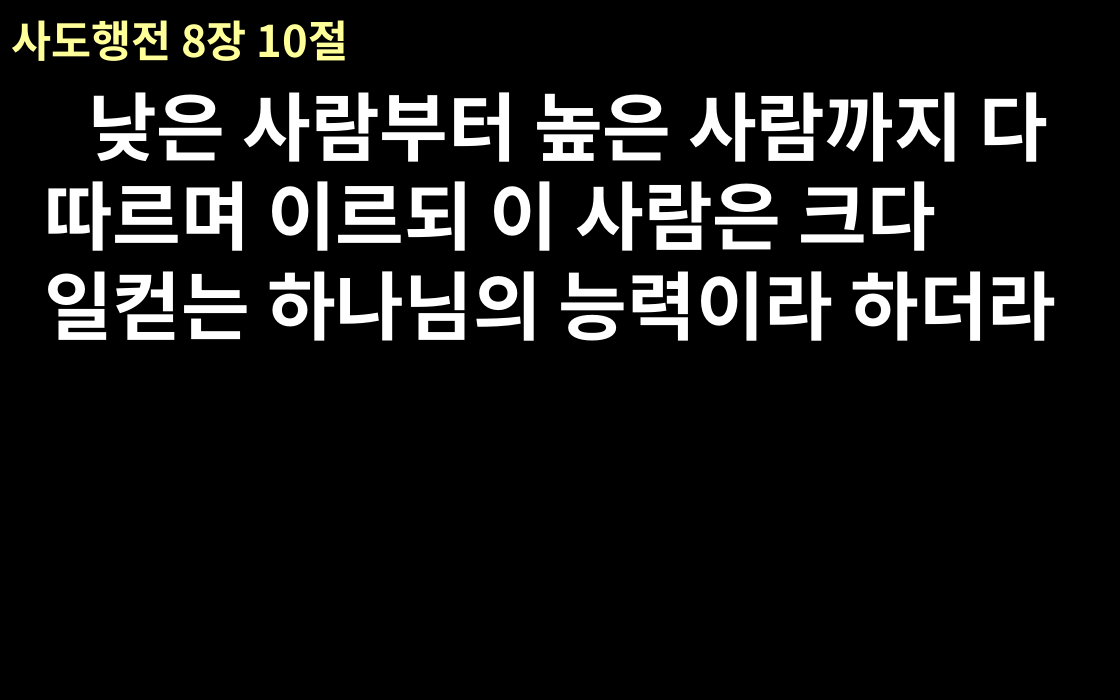
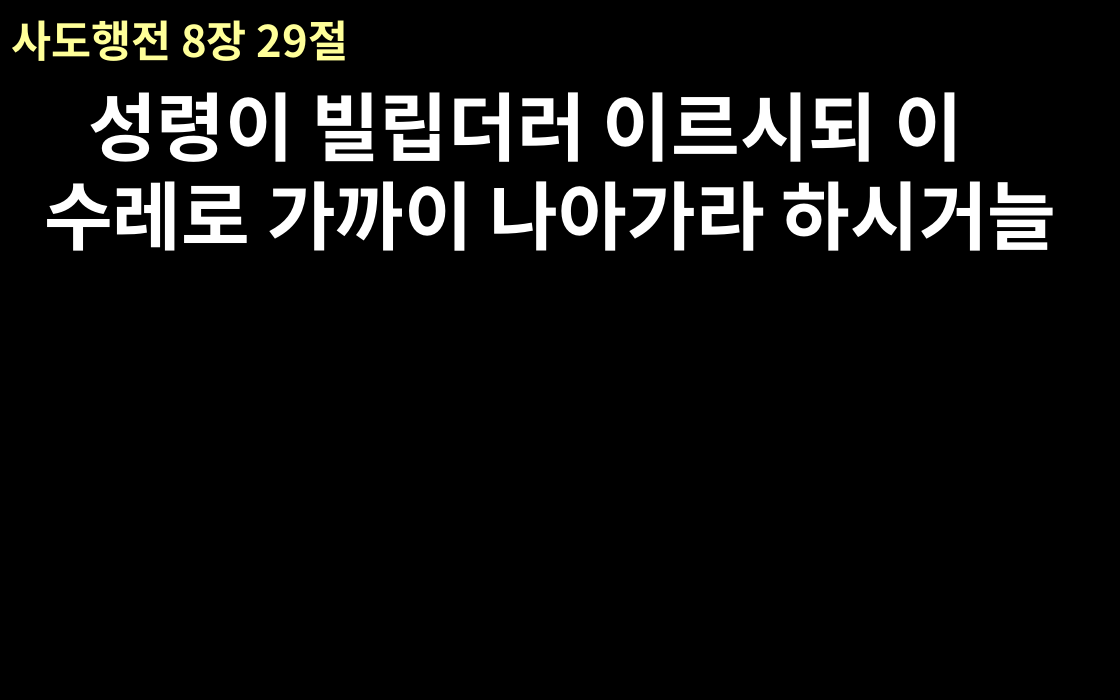
Before and after one commit to euskate/bible_ppt_class, a slide deck: slide 4 of new-file-name.pptx (slide 2 before the commit). Drawn at 1120x700 pixels with LibreOffice and Linux fonts; fonts in the diff are those of the drawing. Boxes give left, top, right and bottom in pixels: in the first picture for what was removed or moved away, otherwise in the second. Text is boxed around its words. In the diff, an @@ line names an element or a change of style, - is before the commit and + after.

```diff
--- a/new-file-name.pptx
+++ b/new-file-name.pptx
@@ title at (11, 20, 348, 61): text changed @@
-사도행전 8장 10절
+사도행전 8장 29절
@@ text at (44, 92, 1057, 251): text changed @@
-낮은 사람부터 높은 사람까지 다 따르며 이르되 이 사람은 크다 일컫는 하나님의 능력이라 하더라
+성령이 빌립더러 이르시되 이 수레로 가까이 나아가라 하시거늘
```
Also in this commit, not shown: 18 other slides changed, 2 slides added, 1 slide removed, 3 other files.
